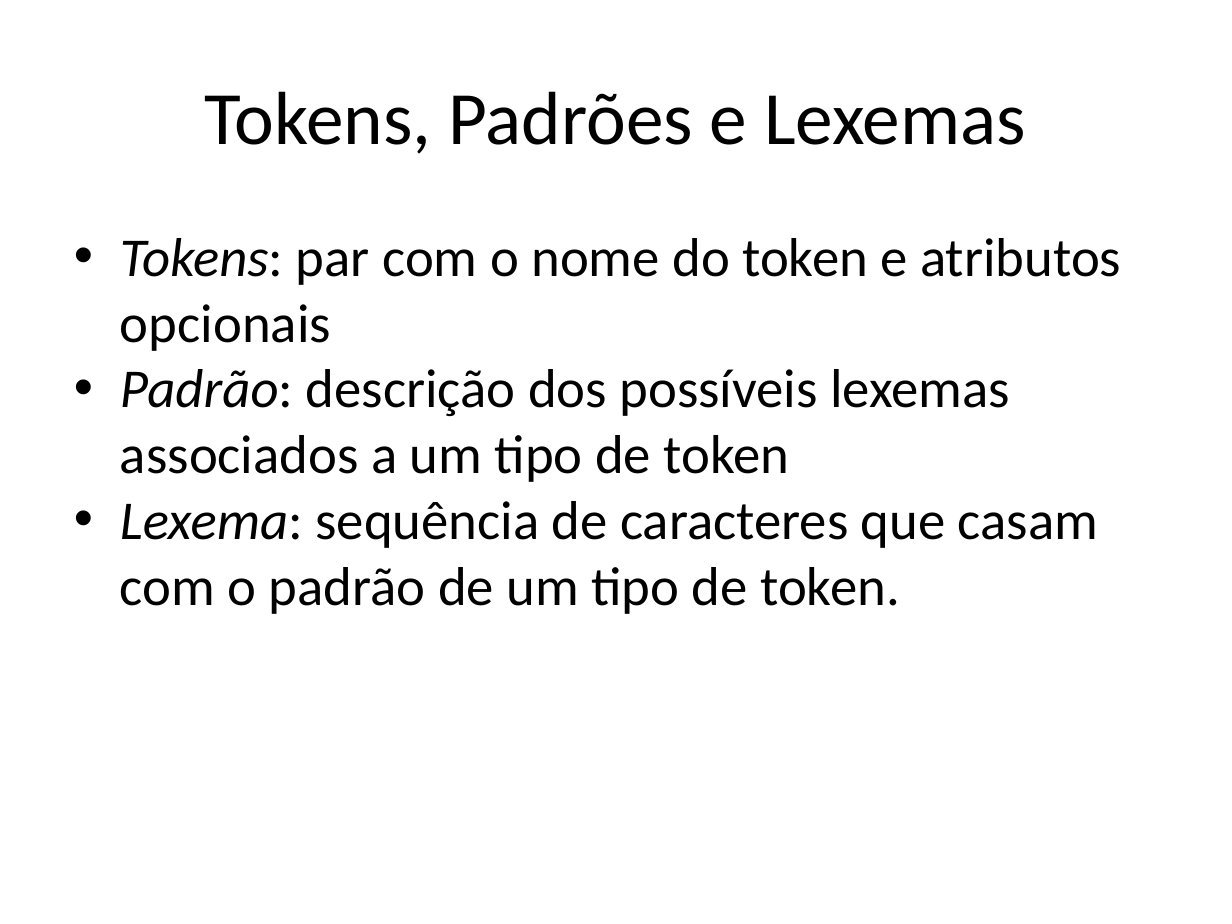
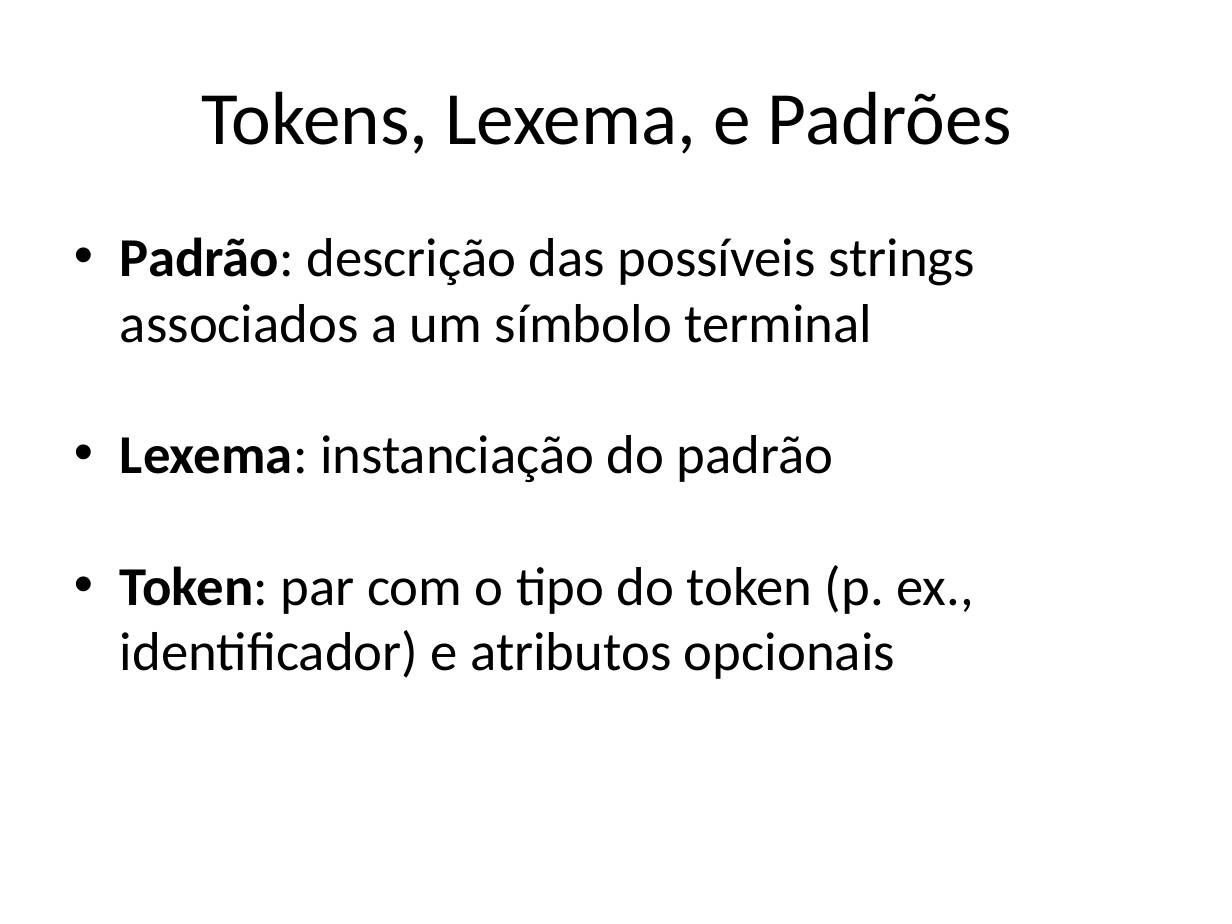
Before and after one commit to damorim/compilers-cin, a slide deck: slide 3 of slides-aulas/analise-lexica.pptx. Drawn at 1232x924 pixels with LibreOffice and Linux fonts; fonts in the diff are those of the drawing. Boxes give left, top, right and bottom in pixels: in the first picture for what was removed or moved away, otherwise in the second. Text is boxed around its words. In the diff, an @@ line names an element or a change of style, - is before the commit and + after.

```diff
--- a/slides-aulas/analise-lexica.pptx
+++ b/slides-aulas/analise-lexica.pptx
@@ text at [202,91,1012,154]: text changed @@
-Tokens, Padrões e Lexemas
+Tokens, Lexema, e Padrões
@@ text at [120,237,975,679]: text changed @@
-• Tokens: par com o nome do token e atributos opcionais
-• Padrão: descrição dos possíveis lexemas associados a um tipo de token
-• Lexema: sequência de caracteres que casam com o padrão de um tipo de token.
+• Padrão: descrição das possíveis strings associados a um símbolo terminal
+• Lexema: instanciação do padrão
+• Token: par com o tipo do token (p. ex., identificador) e atributos opcionais
```
Also in this commit, not shown: 3 other slides changed, 2 slides added, 3 slides removed, 3 other files.
